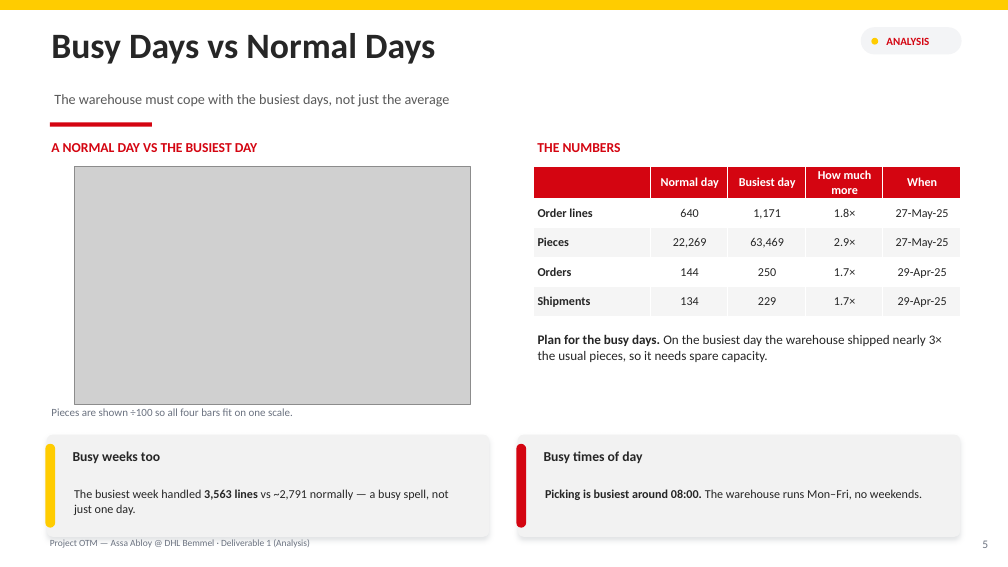
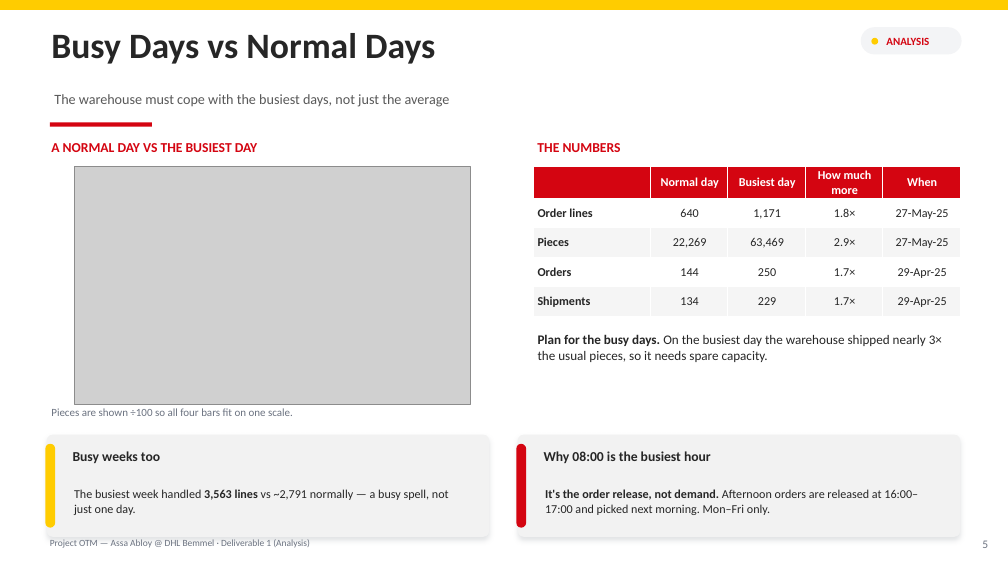
Before and after one commit to glebpankov2005-coder/Operations-Management-, a slide deck: slide 5 of deliverables/DHL Group 3 Milestone 1 (v2).pptx. Drawn at 1008x567 pixels with LibreOffice and Linux fonts; fonts in the diff are those of the drawing; grey boxes stand for pictures. Boxes give left, top, right and bottom in pixels: in the first picture for what was removed or moved away, otherwise in the second. Text is boxed around its words. In the diff, an @@ line names an element or a change of style, - is before the commit and + after.

```diff
--- a/deliverables/DHL Group 3 Milestone 1 (v2).pptx
+++ b/deliverables/DHL Group 3 Milestone 1 (v2).pptx
@@ text at [544,451,711,463]: text changed @@
-Busy times of day
+Why 08:00 is the busiest hour
@@ text at [545,489,918,515]: text changed @@
-Picking is busiest around 08:00. The warehouse runs Mon–Fri, no weekends.
+It's the order release, not demand. Afternoon orders are released at 16:00–17:00 and picked next morning. Mon–Fri only.
```
Also in this commit, not shown: 1 other slide changed, 25 other files.
